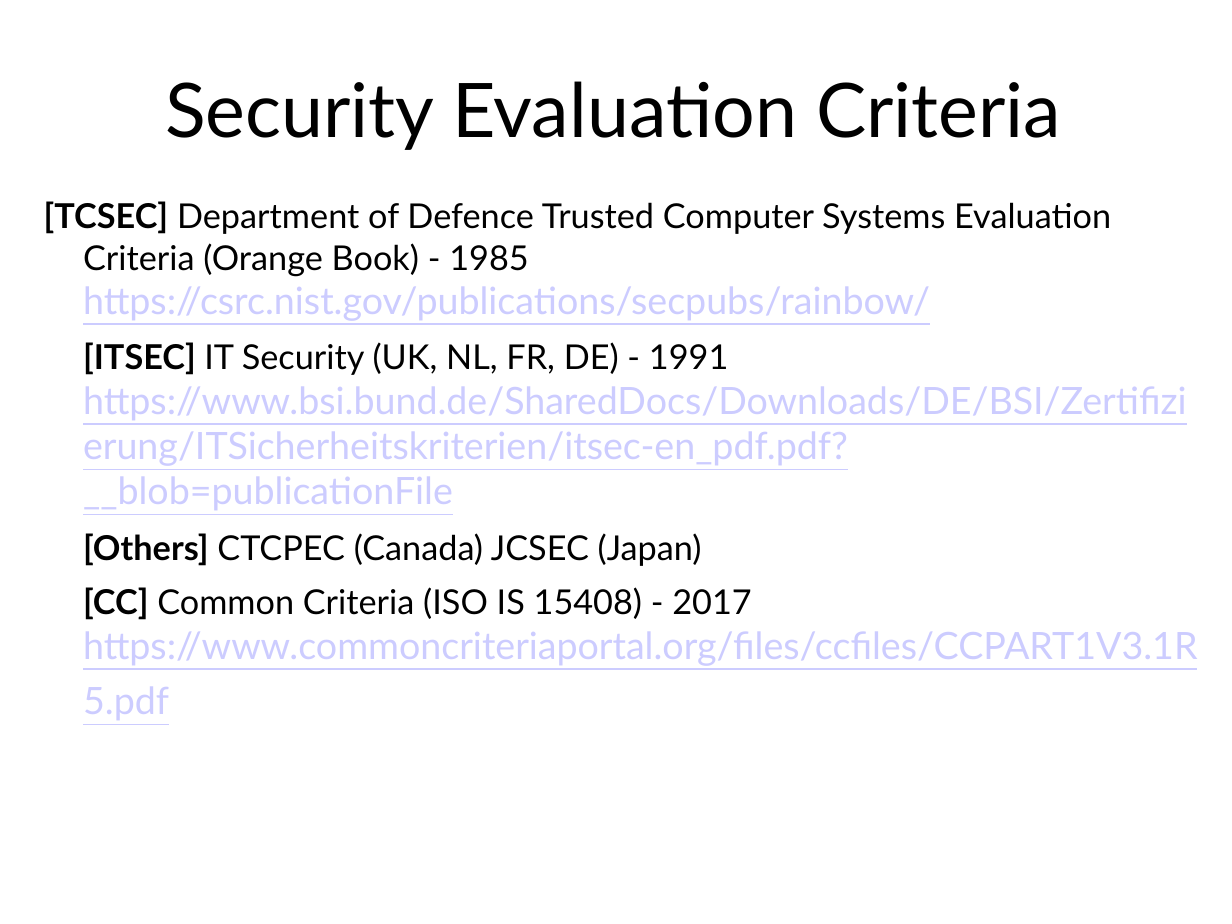
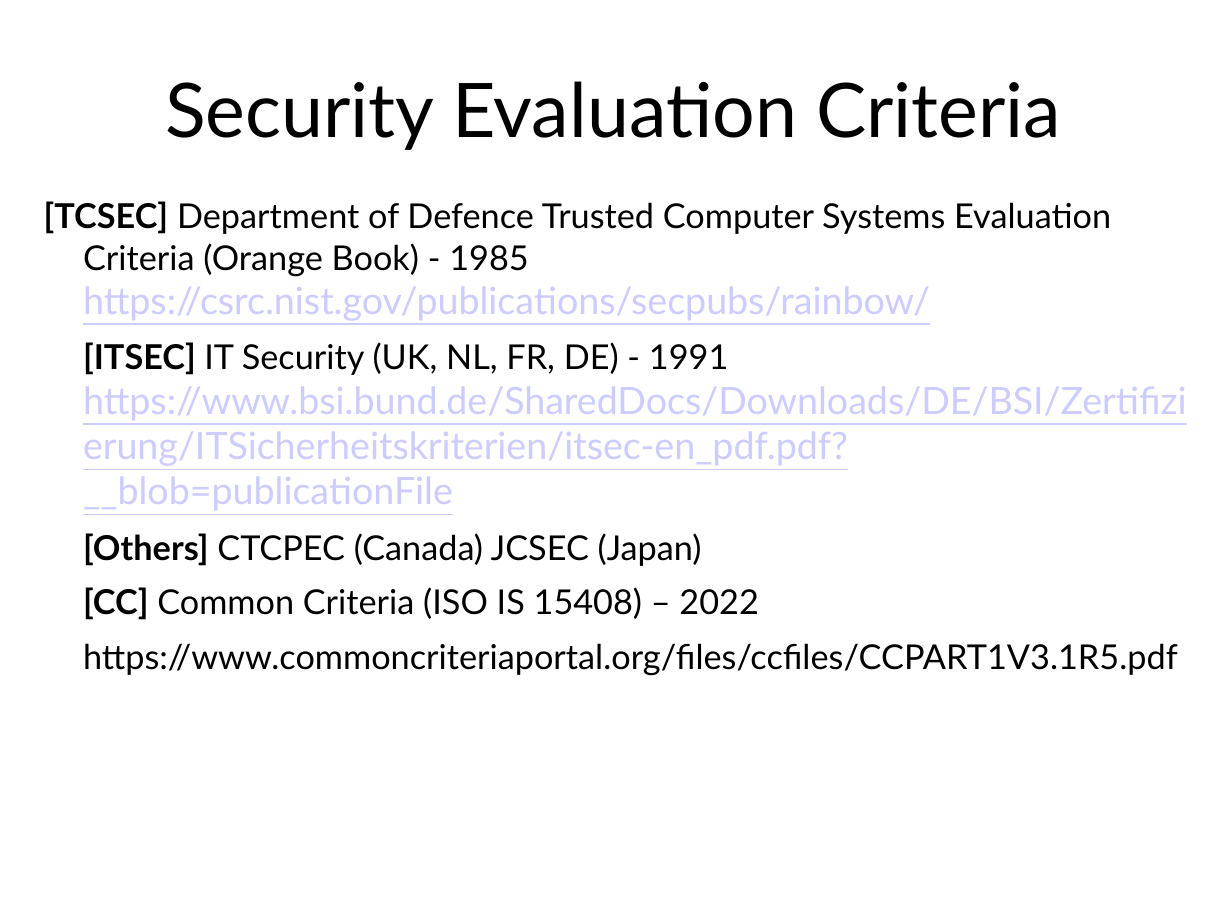
Before and after one commit to sftcd/cs7053, a slide deck: slide 27 of 2023lectures/02-concepts.odp. Drawn at 1232x924 pixels with LibreOffice and Linux fonts; fonts in the diff are those of the drawing. Boxes give left, top, right and bottom in pixels: in the first picture for what was removed or moved away, otherwise in the second. Text is boxed around its words. In the diff, an @@ line names an element or a change of style, - is before the commit and + after.

```diff
--- a/2023lectures/02-concepts.odp
+++ b/2023lectures/02-concepts.odp
@@ text at box(83, 587, 1178, 676): text changed; size 22 to 20 pt; text colour #CCCCFF to #000000 @@
-[CC] Common Criteria (ISO IS 15408) - 2017
-https://www.commoncriteriaportal.org/files/ccfiles/CCPART1V3.1R5.pdf
+[CC] Common Criteria (ISO IS 15408) – 2022
+https://www.commoncriteriaportal.org/files/ccfiles/CCPART1V3.1R5.pdf
```
Also in this commit, not shown: 1 other slide changed, 1 other file.
